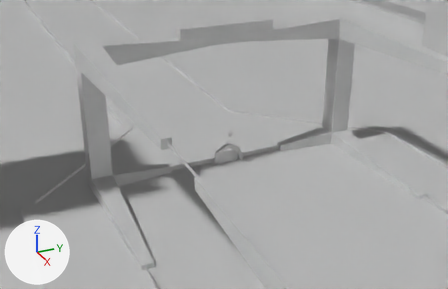
A saved change to the Blender file build/assetpacker/assets/intro/intro.blend.
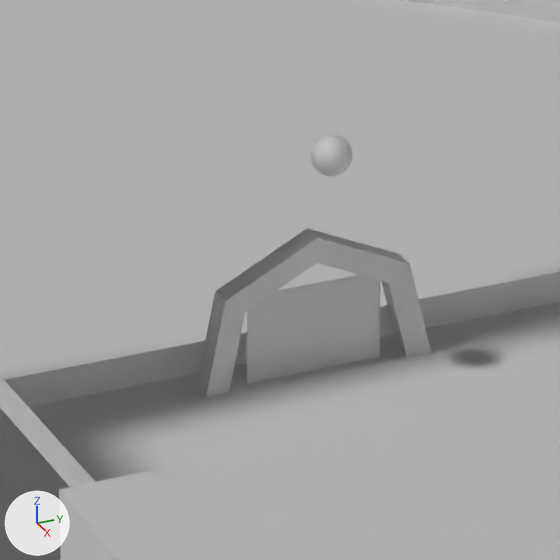
There are two pictures of each version: one from a camera (50 mm lens) standing at (7.89, -3.62, 4.21) and looking at (-0.11, -0.02, 0.21), one close up on the part from 42% to 58% of the width and 39% to 65% of the height. The axes (+X, +Y, +Z) are drawn at lower left. The lights are the same throughout.

Names of what the first close-up shows: 'ball', 'cagedecorrearright', 'guide', 'laser2', 'laser7', 'pathwayedge1', 'pathways', 'racket'.
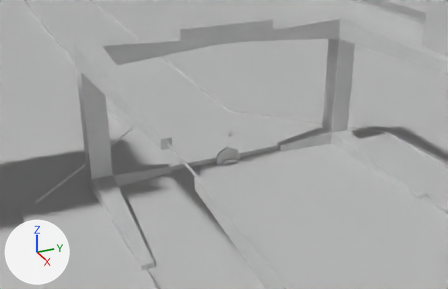
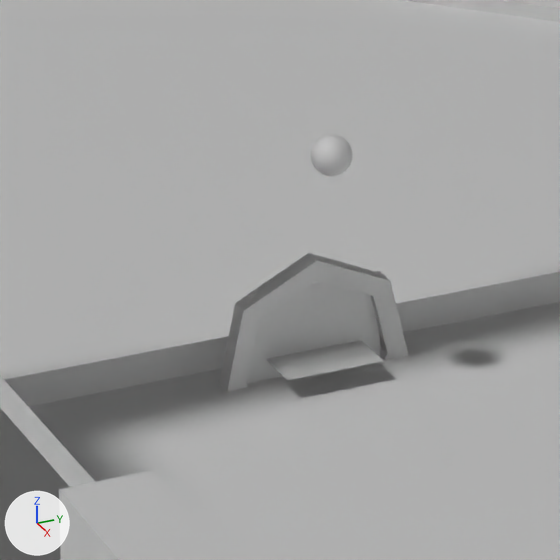
What changed in the scene script:
```text
Add mat_shadow:
    mat_shadow = principled_material('shadow')
    mat_shadow.base_color = (0.8, 0.8, 0.8)  # white #e7e7e7
Change me_cylinder_001:
    where me_cylinder_001.from_pydata(...)  # 28 vertices, 28 faces; spans x -0.026..0.026, y -0.254..0.256, z -0.238..0.262
    used by ob_racket; location = (0.0, 0.0, 0.0)
    me_cylinder_001 part 1: the whole mesh is scaled about the mesh origin by 0.799
Add me_plane_017:
    me_plane_017.from_pydata([(-0.107, -0.107, 0.0), (0.107, -0.107, 0.0), (-0.107, 0.107, 0.0), (0.107, 0.107, 0.0)], [], [(0, 1, 3, 2)])
    me_plane_017.materials.append(mat_shadow)  # its picture is missing
Add ob_shadow:
    ob_shadow = bpy.data.objects.new('shadow', me_plane_017)
    ob_shadow.location = (0.0, 0.0, 0.0)
```

What differs and where, as boxes [x1, y1, x2, y2] in the close-ups (560 x 560 px):
'racket', mesh rescaled (19% narrower, 18% shorter): before [196, 228, 431, 398]; after [219, 253, 408, 392]
'shadow', added: after [266, 340, 383, 380]
